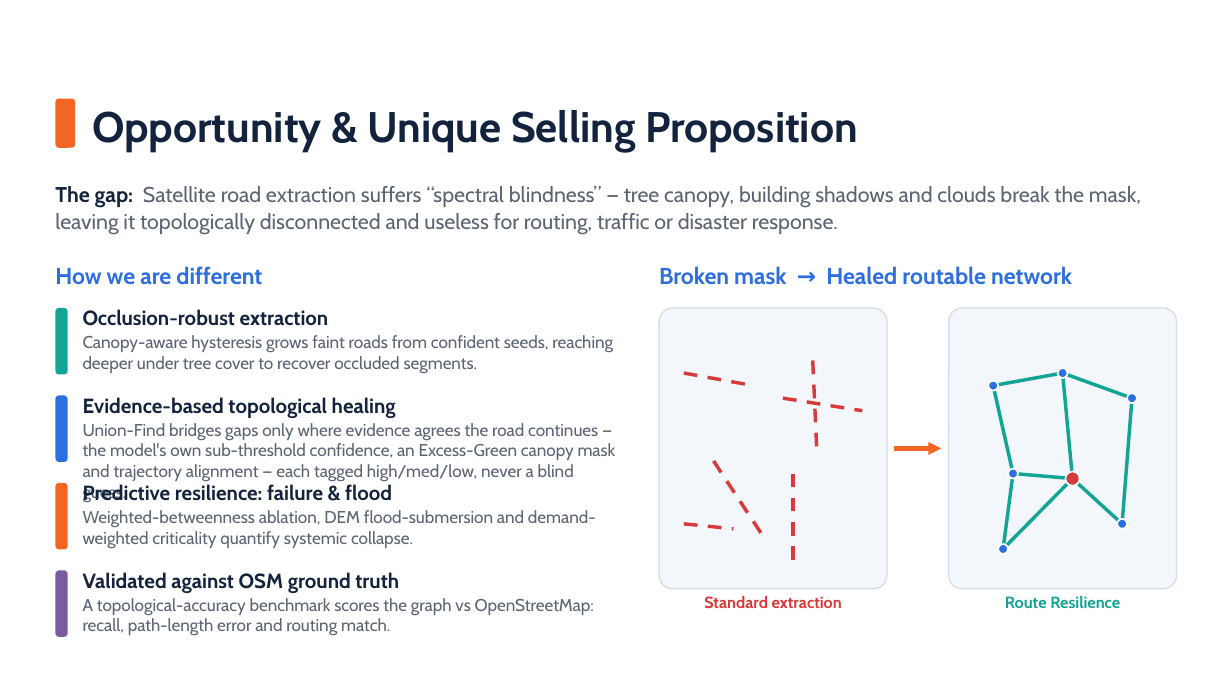
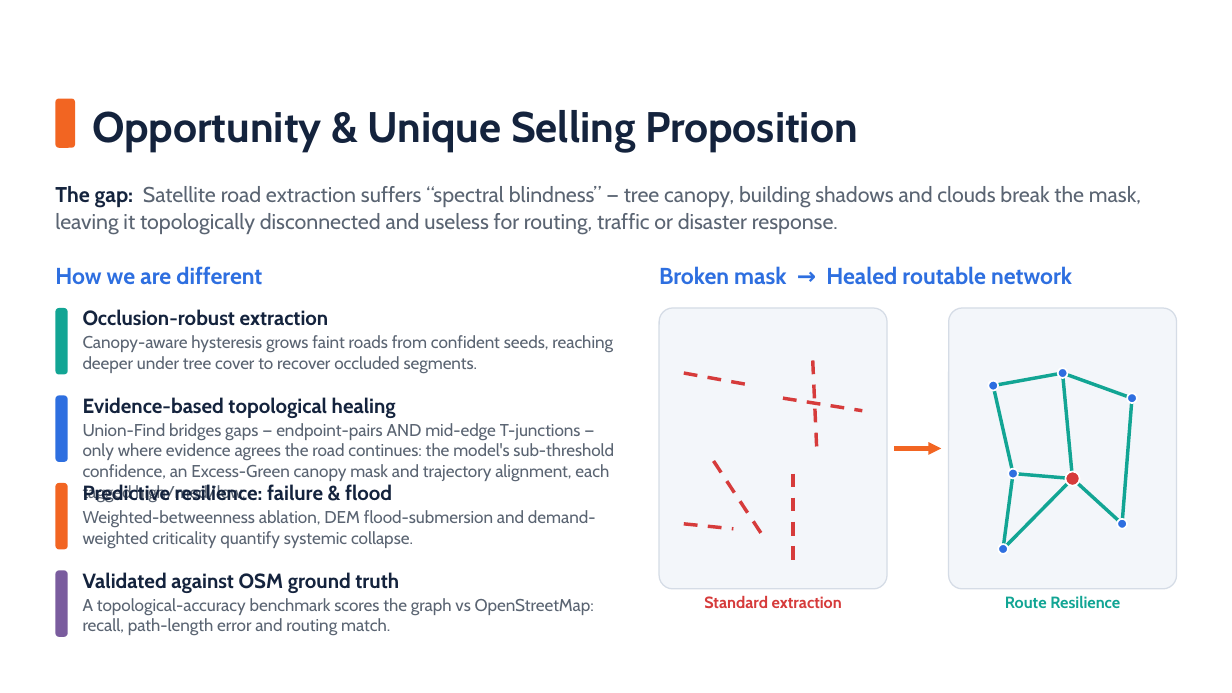
Before and after one commit to Viswas-R-Bhat/route-resilience, a slide deck: slide 3 of Escape_the_Matrix_ISRO_BAH_2026_PS4_Idea_Submission.pptx. Drawn at 1232x693 pixels with LibreOffice and Linux fonts; fonts in the diff are those of the drawing; background and template pictures are left out. Boxes give left, top, right and bottom in pixels: in the first picture for what was removed or moved away, otherwise in the second. Text is boxed around its words. In the diff, an @@ line names an element or a change of style, - is before the commit and + after.

```diff
--- a/Escape_the_Matrix_ISRO_BAH_2026_PS4_Idea_Submission.pptx
+++ b/Escape_the_Matrix_ISRO_BAH_2026_PS4_Idea_Submission.pptx
@@ text at <box>83,423,614,482</box>: text changed @@
-Union-Find bridges gaps only where evidence agrees the road continues — the model's own sub-threshold confidence, an Excess-Green canopy mask and trajectory alignment — each tagged high/med/low, never a blind guess.
+Union-Find bridges gaps — endpoint-pairs AND mid-edge T-junctions — only where evidence agrees the road continues: the model's sub-threshold confidence, an Excess-Green canopy mask and trajectory alignment, each tagged high/med/low.
```
Also in this commit, not shown: 1 other slide changed, 1 other file.
